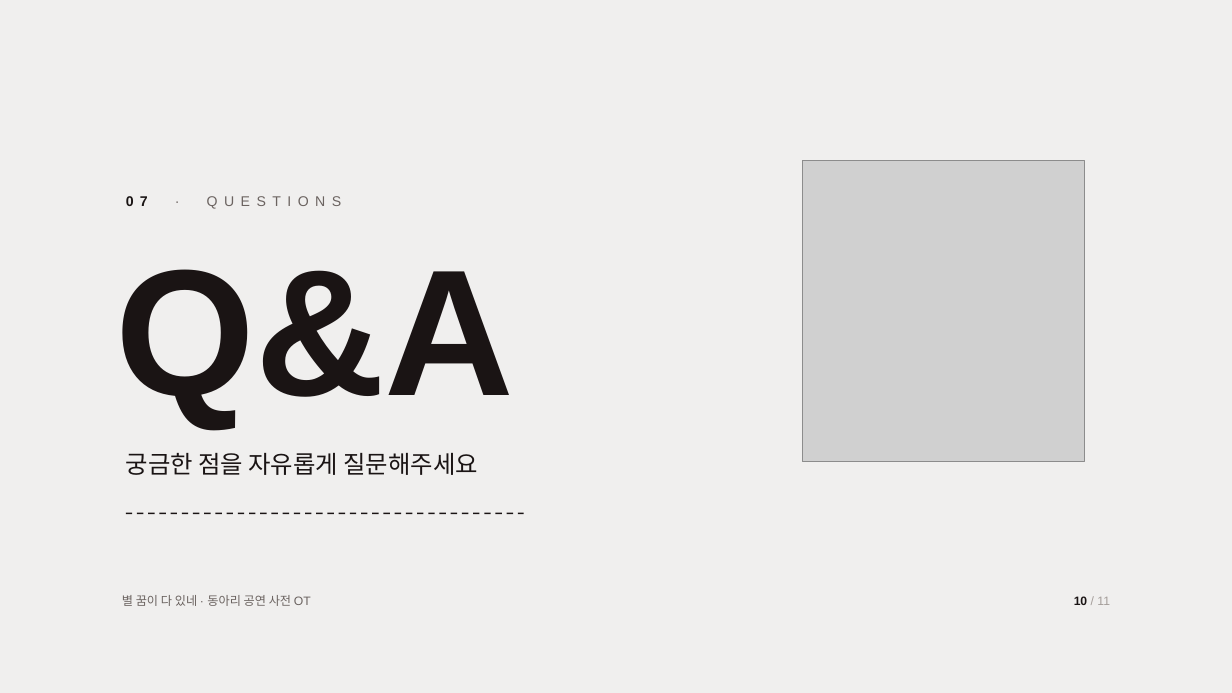
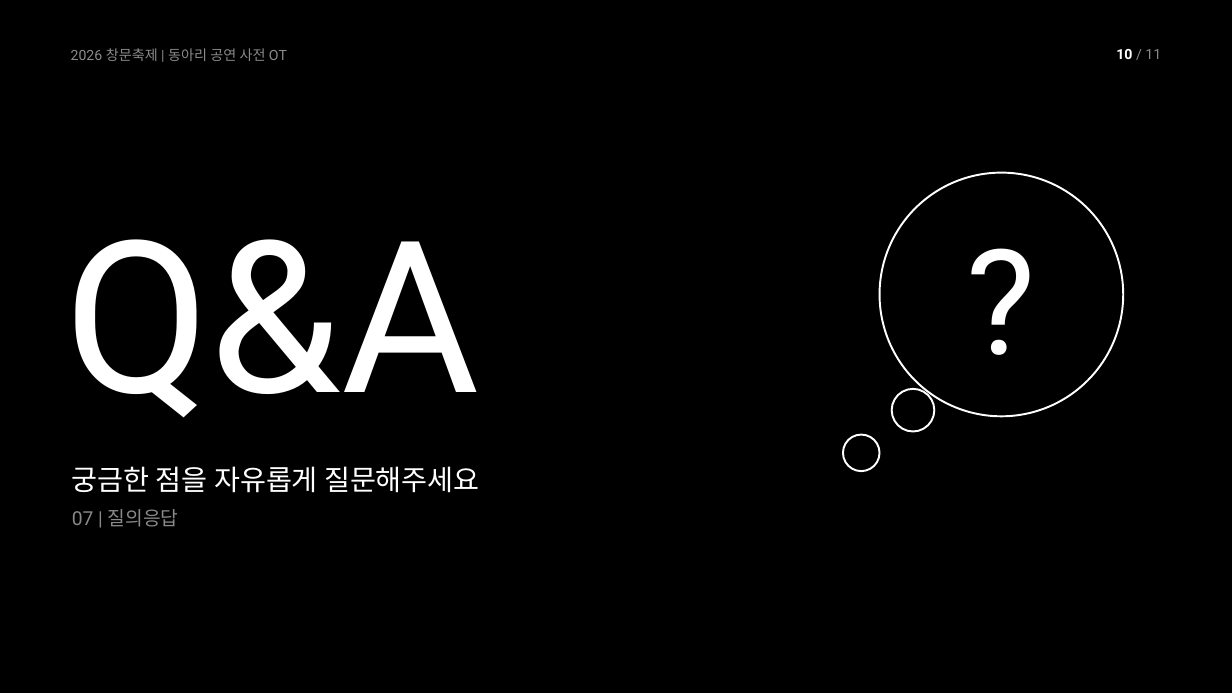
Before and after one commit to 22300576-star/-, a slide deck: slide 10 of 2026_창조와문화_동아리공연_사전OT.pptx. Drawn at 1232x693 pixels with LibreOffice and Linux fonts; fonts in the diff are those of the drawing; grey boxes stand for pictures; background and template pictures are left out. Boxes give left, top, right and bottom in pixels: in the first picture for what was removed or moved away, otherwise in the second. Text is boxed around its words. In the diff, an @@ line names an element or a change of style, - is before the commit and + after.

```diff
--- a/2026_창조와문화_동아리공연_사전OT.pptx
+++ b/2026_창조와문화_동아리공연_사전OT.pptx
@@ background picture (left out) to #000000 @@
@@ text at <box>71,48,287,61</box>: text changed; size 9.5 to 11 pt; font Arial to Roboto; text colour #6B6360 to #8A8A8A @@
-별 꿈이 다 있네 · 동아리 공연 사전 OT
+2026 창문축제 | 동아리 공연 사전 OT
@@ text "10 / 11": place and size @@
-text "10 / 11" at <box>1074,596,1110,605</box>
+text "10 / 11" at <box>1116,49,1161,59</box>
@@ text "10 / 11" at <box>1116,49,1161,59</box>: size 9.5 to 11 pt, font Arial to Roboto; text colour #1A1414 to #FFFFFF in "10"; text colour #A49D99 to #8A8A8A in "/ 11" @@
@@ picture removed at <box>802,161,1085,462</box> @@
@@ ellipse added at <box>880,173,1124,417</box>, outline #FFFFFF 1.5 pt @@
@@ text "Q&A": place and size @@
-text "Q&A" at <box>115,269,514,428</box>
+text "Q&A" at <box>64,239,479,418</box>
@@ text "Q&A" at <box>64,239,479,418</box>: size 140 to 165 pt, font Arial to Roboto, text colour #1A1414 to #FFFFFF, bold off @@
@@ text removed at <box>126,192,511,212</box> @@
-07 · QUESTIONS
@@ text added at <box>880,197,1124,395</box>, 113.9 pt, text #FFFFFF @@
+?
@@ ellipse added at <box>892,389,934,432</box>, outline #FFFFFF 1.5 pt @@
@@ text "궁금한 점을 자유롭게 질문해주세요": place and size @@
-text "궁금한 점을 자유롭게 질문해주세요" at <box>126,453,478,475</box>
+text "궁금한 점을 자유롭게 질문해주세요" at <box>72,466,480,527</box>
@@ ellipse added at <box>843,434,880,471</box>, outline #FFFFFF 1.5 pt @@
@@ text at <box>72,466,480,493</box>: size 19 to 22 pt, font Arial to Roboto, text colour #1A1414 to #FFFFFF in "궁금한 점을 자유롭게 질문해주세요"; line spacing 1 to 1.4 @@
@@ text at <box>72,509,179,527</box>: paragraph added @@
+07 | 질의응답
@@ line removed from (126, 514) to (524, 514) @@
```
Also in this commit, not shown: 10 other slides changed, 1 other file.
